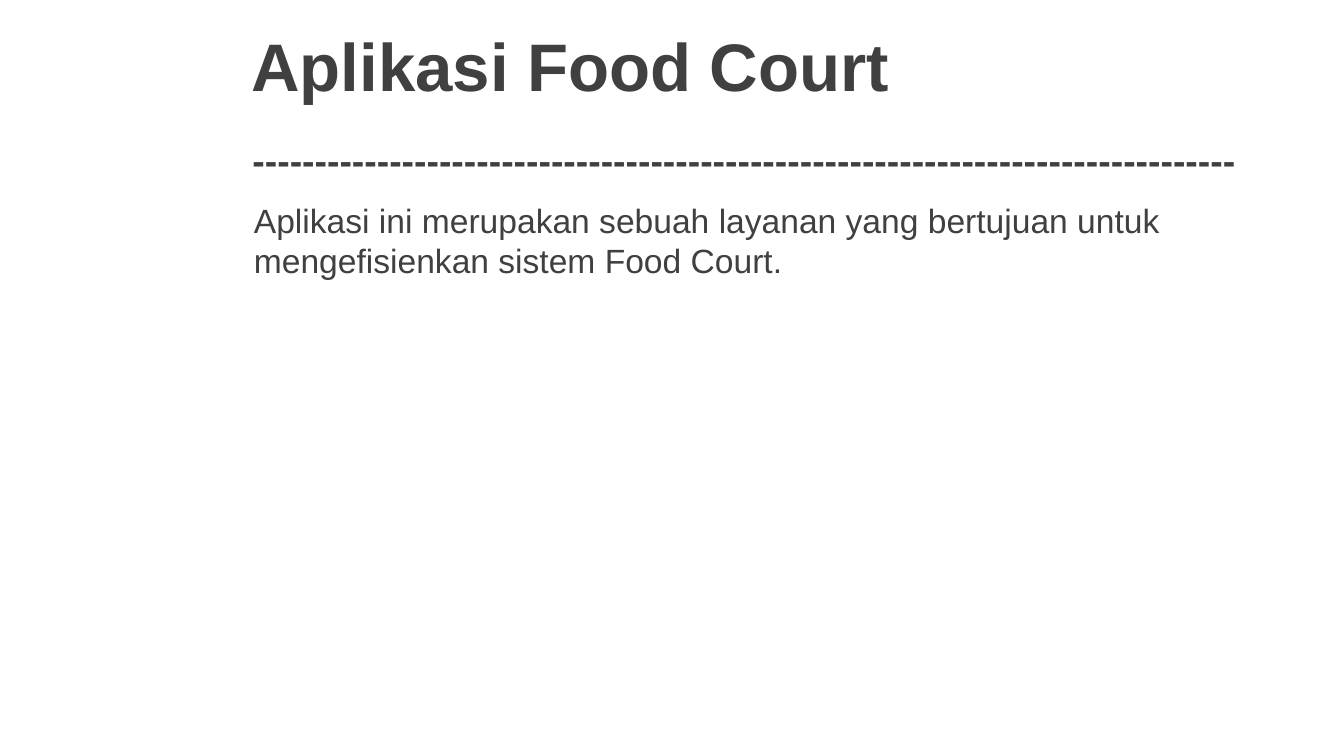
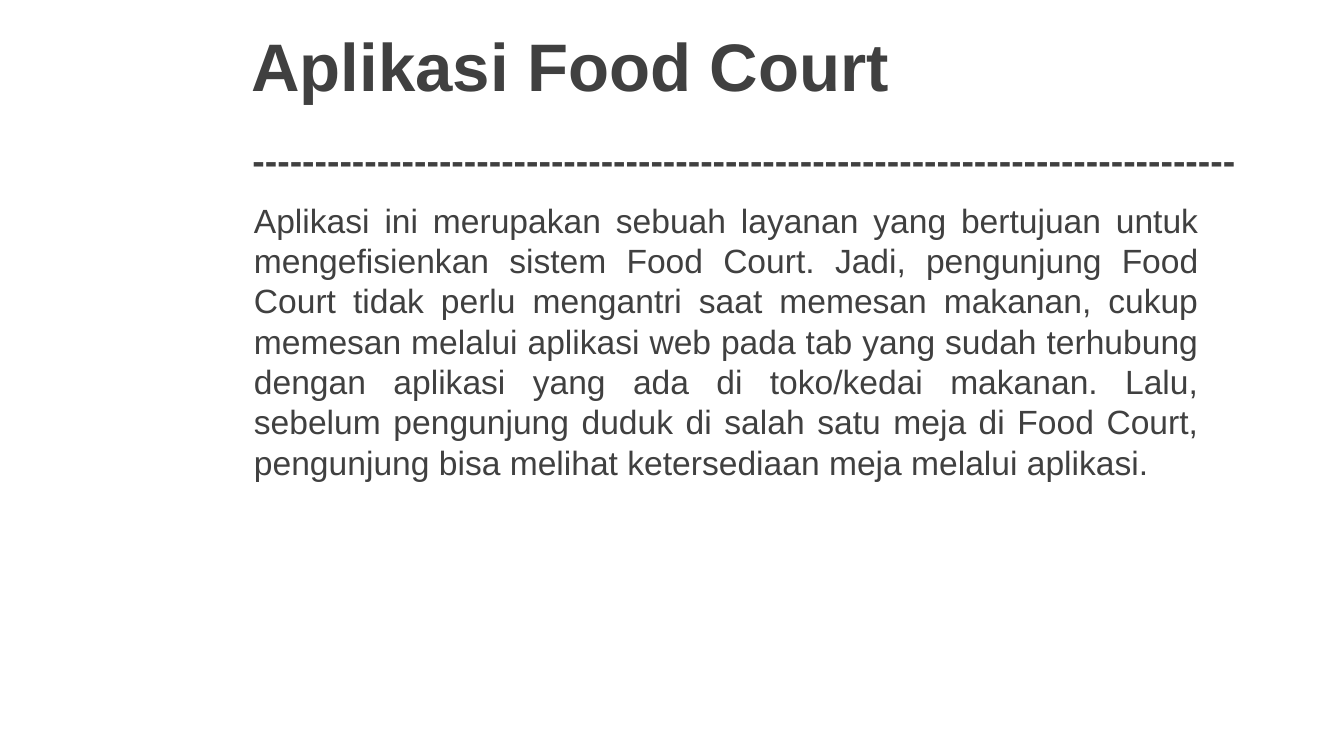
Before and after one commit to regawarp/Repo-Kel2, a slide deck: slide 2 of PROYEK1-Aplikasi Food Court.pptx. Drawn at 1344x756 pixels with LibreOffice and Linux fonts; fonts in the diff are those of the drawing; background and template pictures are left out. Boxes give left, top, right and bottom in pixels: in the first picture for what was removed or moved away, otherwise in the second. Text is boxed around its words. In the diff, an @@ line names an element or a change of style, - is before the commit and + after.

Commit message:
Update PPT

```diff
--- a/PROYEK1-Aplikasi Food Court.pptx
+++ b/PROYEK1-Aplikasi Food Court.pptx
@@ text at <box>254,208,1199,481</box>: text changed @@
-Aplikasi ini merupakan sebuah layanan yang bertujuan untuk mengefisienkan sistem Food Court.
+Aplikasi ini merupakan sebuah layanan yang bertujuan untuk mengefisienkan sistem Food Court. Jadi, pengunjung Food Court tidak perlu mengantri saat memesan makanan, cukup memesan melalui aplikasi web pada tab yang sudah terhubung dengan aplikasi yang ada di toko/kedai makanan. Lalu, sebelum pengunjung duduk di salah satu meja di Food Court, pengunjung bisa melihat ketersediaan meja melalui aplikasi.
```
